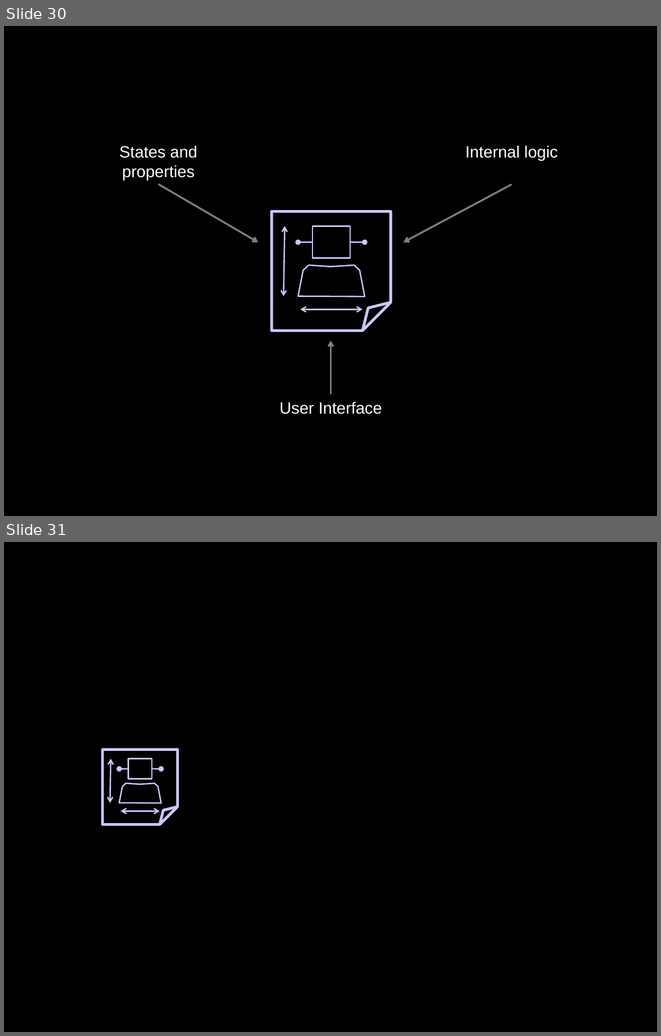
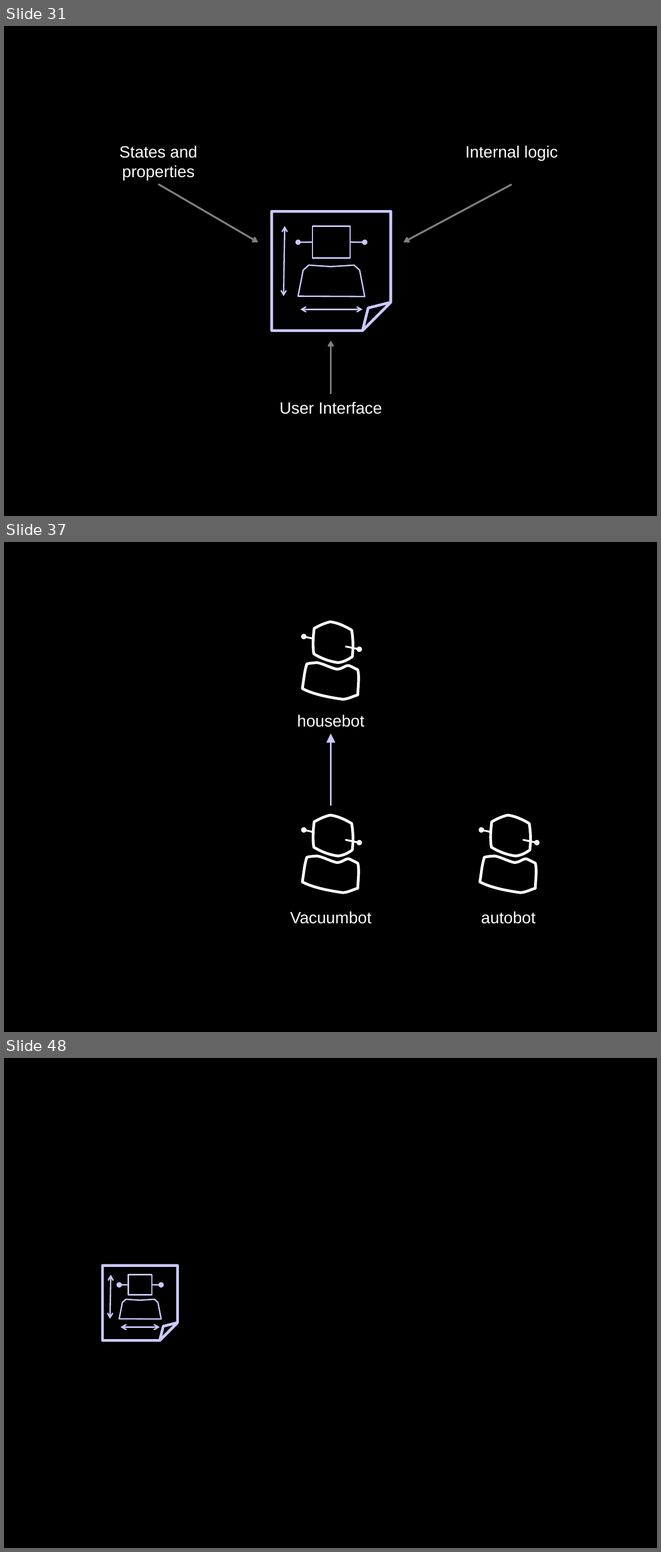
Before and after one commit to socketwench/OOPforObjectHaters, a slide deck: src/OOPforObjectHaters.pptx. Shown one above the other, each under a label of ours: slides 30 and 31 before the commit, slides 31, 37 and 48 after it; the slides between them are not shown. The pictures are 661x1036 and 661x1552 pixels, drawn with LibreOffice and Linux fonts; fonts in the diff are those of the drawing. Boxes give left, top, right and bottom in pixels: in the first picture for what was removed or moved away, otherwise in the second. Text is boxed around its words. In the diff, an @@ line names an element or a change of style, - is before the commit and + after.

```diff
--- a/src/OOPforObjectHaters.pptx
+++ b/src/OOPforObjectHaters.pptx
@@ slide 37 added at (x1=4, y1=542, x2=657, y2=1032), background #000000 @@
@@ group added at (x1=302, y1=622, x2=359, y2=699): 2 freeform shapes, 2 arrows @@
@@ text added at (x1=297, y1=714, x2=364, y2=727), 18 pt, text #FFFFFF @@
+housebot
@@ arrow added from (330, 806) to (330, 733), #CAC9FF 2 pt @@
@@ group added at (x1=302, y1=815, x2=359, y2=893): 2 freeform shapes, 2 arrows @@
@@ group added at (x1=480, y1=815, x2=537, y2=893): 2 freeform shapes, 2 arrows @@
@@ text added at (x1=290, y1=911, x2=371, y2=924), 18 pt, text #FFFFFF @@
+Vacuumbot
@@ text added at (x1=481, y1=911, x2=536, y2=924), 18 pt, text #FFFFFF @@
+autobot
@@ what was slide 30 is now slide 31 @@
@@ what was slide 31 is now slide 48 @@
```
Also in this commit, not shown: 16 other slides added, 17 other files.
